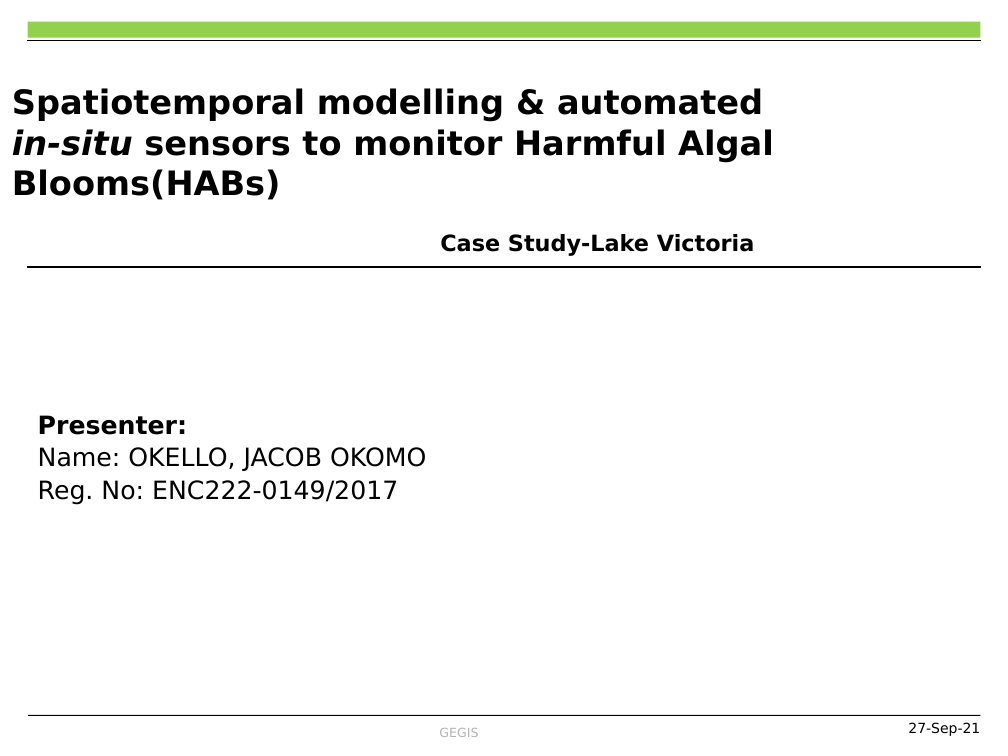
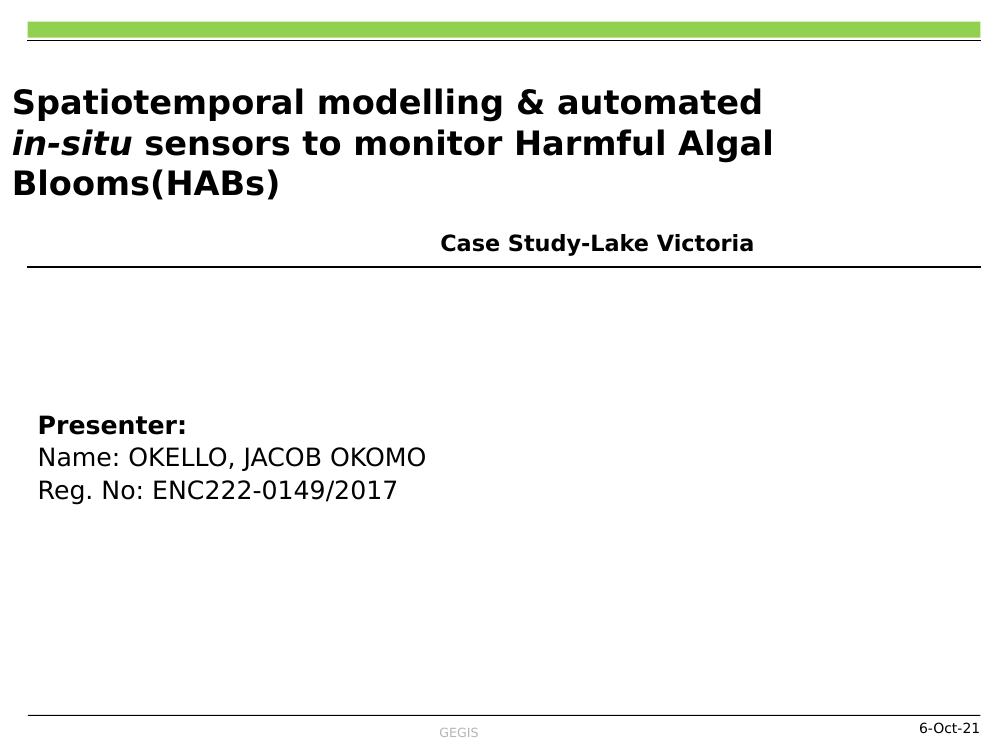
Before and after one commit to OkomoJacob/FinalYearProject, a slide deck: slide 1 of Dr. E Nduati, Superviser/Submissions/ENC222-0149_2017_OKOMO_JACOB_OKELLO_V3.pptx. Drawn at 1008x756 pixels with LibreOffice and Linux fonts; fonts in the diff are those of the drawing; background and template pictures are left out. Boxes give left, top, right and bottom in pixels: in the first picture for what was removed or moved away, otherwise in the second. Text is boxed around its words. In the diff, an @@ line names an element or a change of style, - is before the commit and + after.

```diff
--- a/Dr. E Nduati, Superviser/Submissions/ENC222-0149_2017_OKOMO_JACOB_OKELLO_V3.pptx
+++ b/Dr. E Nduati, Superviser/Submissions/ENC222-0149_2017_OKOMO_JACOB_OKELLO_V3.pptx
@@ text at (x1=919, y1=722, x2=980, y2=734): text changed @@
-27-Sep-21
+6-Oct-21
```
Also in this commit, not shown: 8 other slides changed, 8 slides added, 3 slides removed, 1 other file.
